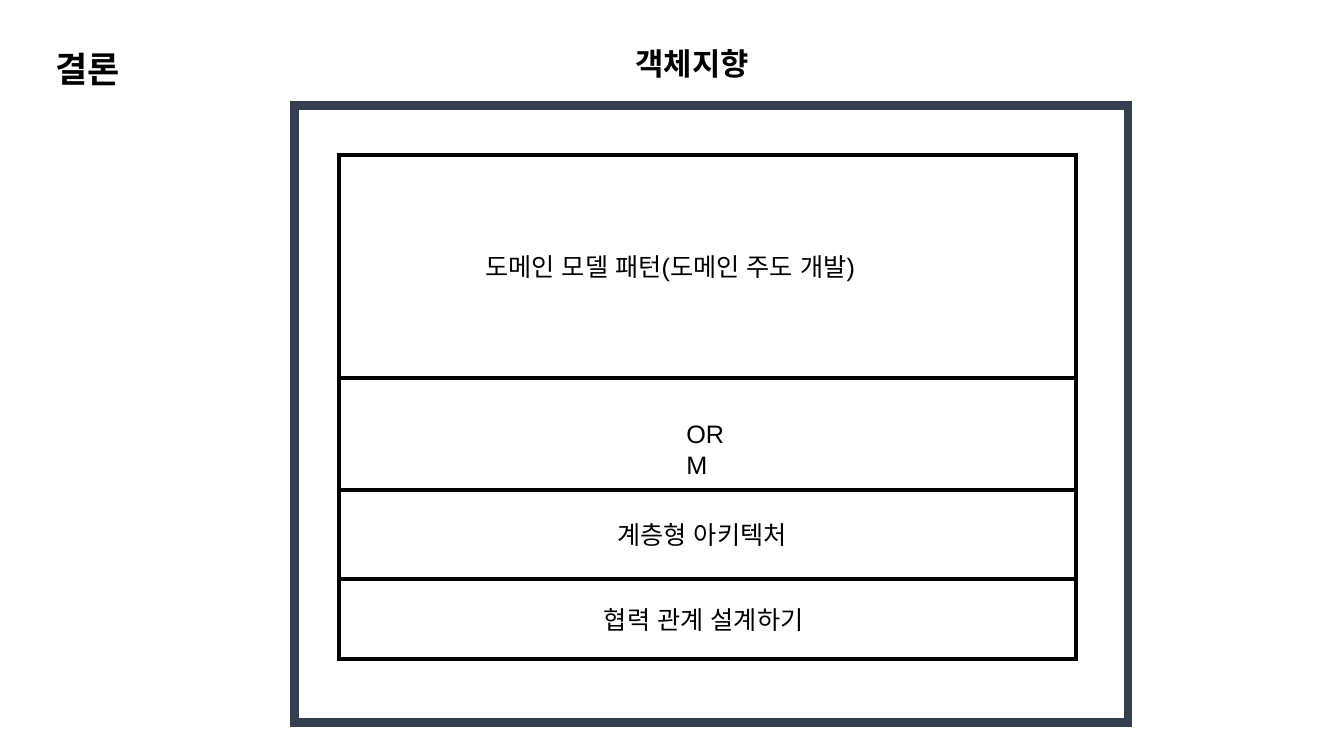
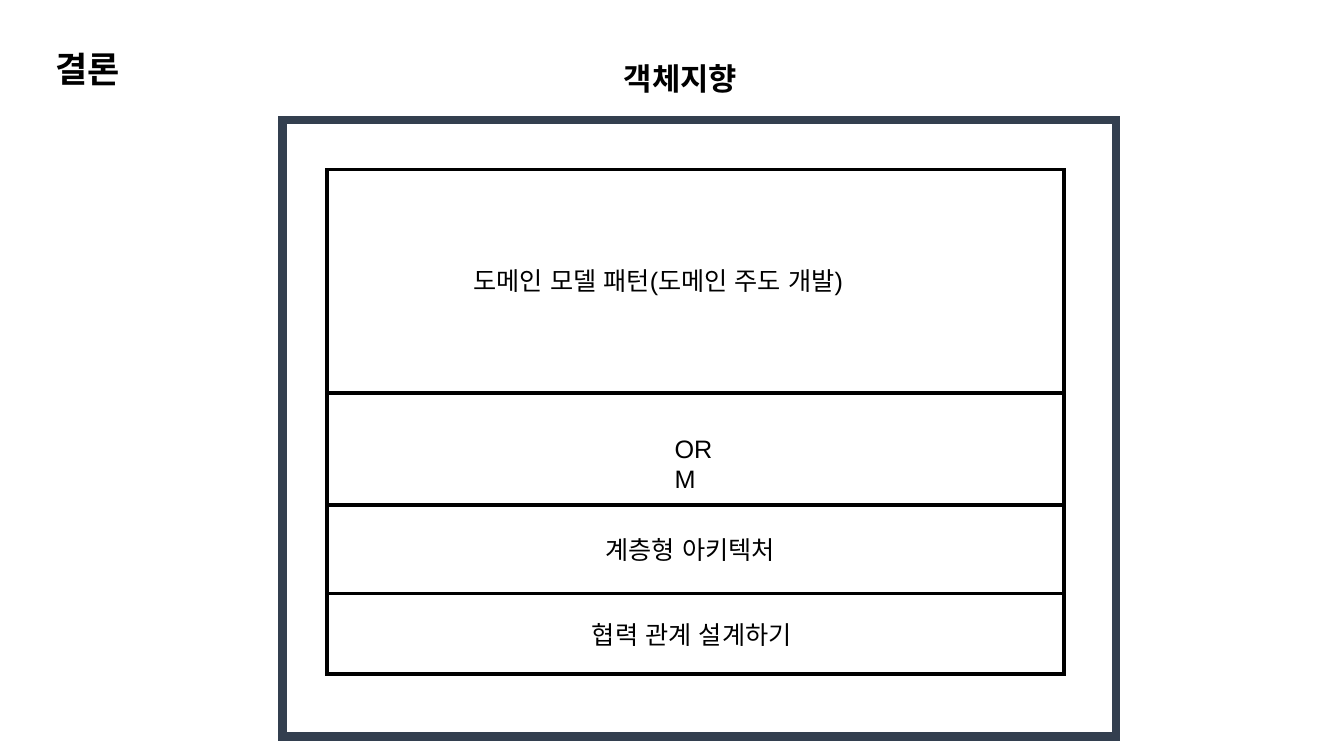
Before and after one commit to K-Diger/RealOOP, a slide deck: slide 45 of RealOOP.pptx. Drawn at 1344x756 pixels with LibreOffice and Linux fonts; fonts in the diff are those of the drawing. Boxes give left, top, right and bottom in pixels: in the first picture for what was removed or moved away, otherwise in the second. Text is boxed around its words. In the diff, an @@ line names an element or a change of style, - is before the commit and + after.

```diff
--- a/RealOOP.pptx
+++ b/RealOOP.pptx
@@ text "ORM": place and size @@
-text "ORM" at <box>677,413,752,454</box>
+text "ORM" at <box>664,429,740,469</box>
@@ 6 rectangles, 4 texts: place and size @@
-6 rectangles, 4 texts at <box>294,49,1128,723</box>
+6 rectangles, 4 texts at <box>282,64,1116,737</box>
```
Also in this commit, not shown: 1 slide added.
